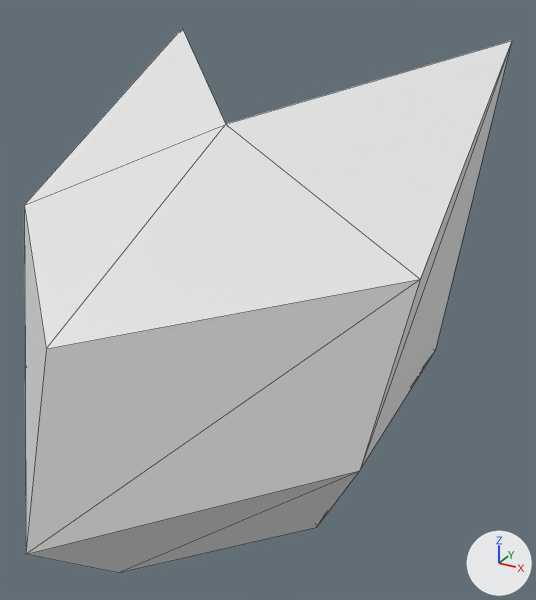
An edit to the glTF model assets/enemy1.glb, drawn before and after from the same camera.
Before and after are seen from a 50 mm camera at (1.83, -2.45, 1.97) aimed at (0.25, 0.41, 0.54). Lighting does not change. The marker at lower right points along +X, +Y and +Z. Mesh edges are drawn as thin lines. Vertices at the same position are counted once.
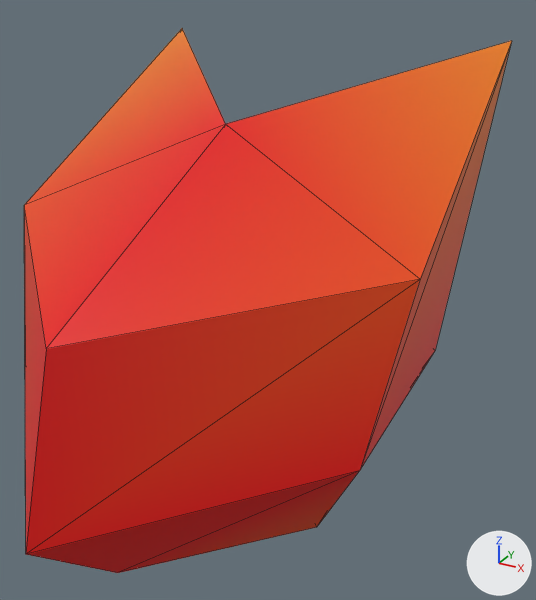
The newer file is also rescaled (x0.674), turned or shifted as a whole; pictures and numbers use the older file's frame.

Changed parts and their boxes [x1, y1, x2, y2] in the pictures (536 x 600 px):
```json
{"object": "Cube", "change": "recoloured, mesh mirrored", "before": [24, 28, 512, 573], "after": [24, 28, 512, 573]}
```

The change, as JSON lines over the scene's bpy script:
```json
{"op": "add", "block": "mat_material", "code": "n2 = _N.new('ShaderNodeMix'); n2.name = 'Mix'"}
{"op": "add", "block": "mat_material", "code": "n2.data_type = 'RGBA'"}
{"op": "add", "block": "mat_material", "code": "n2.blend_type = 'MULTIPLY'"}
{"op": "add", "block": "mat_material", "code": "n2.inputs[0].default_value = 1.0  # 'Factor'"}
{"op": "add", "block": "mat_material", "code": "n2.inputs[7].default_value = (0.8, 0.8, 0.8, 1.0)  # 'B', white #e7e7e7"}
{"op": "add", "block": "mat_material", "code": "n3 = _N.new('ShaderNodeVertexColor'); n3.name = 'Color Attribute'"}
{"block": "mat_material", "where": "n0 = _N.new('ShaderNodeBsdfPrincipled'); n0.name = 'Principled BSDF'"}
{"op": "add", "block": "mat_material", "code": "_L.new(n2.outputs[2], n0.inputs[0])  # 'Result' to 'Base Color'"}
{"op": "add", "block": "mat_material", "code": "_L.new(n3.outputs[0], n2.inputs[6])  # 'Color' to 'A'"}
{"block": "me_cube", "where": "me_cube.from_pydata(...)  # 18 vertices, 32 faces; spans x -1.05..1.05, y -1.0..1.6, z -0.49..1.67"}
{"block": "me_cube", "where": "# used by ob_cube; location = (0.0, 0.0, 0.0)"}
{"block": "me_cube", "change": "me_cube part 1: the whole mesh is mirrored in x about its middle"}
```
